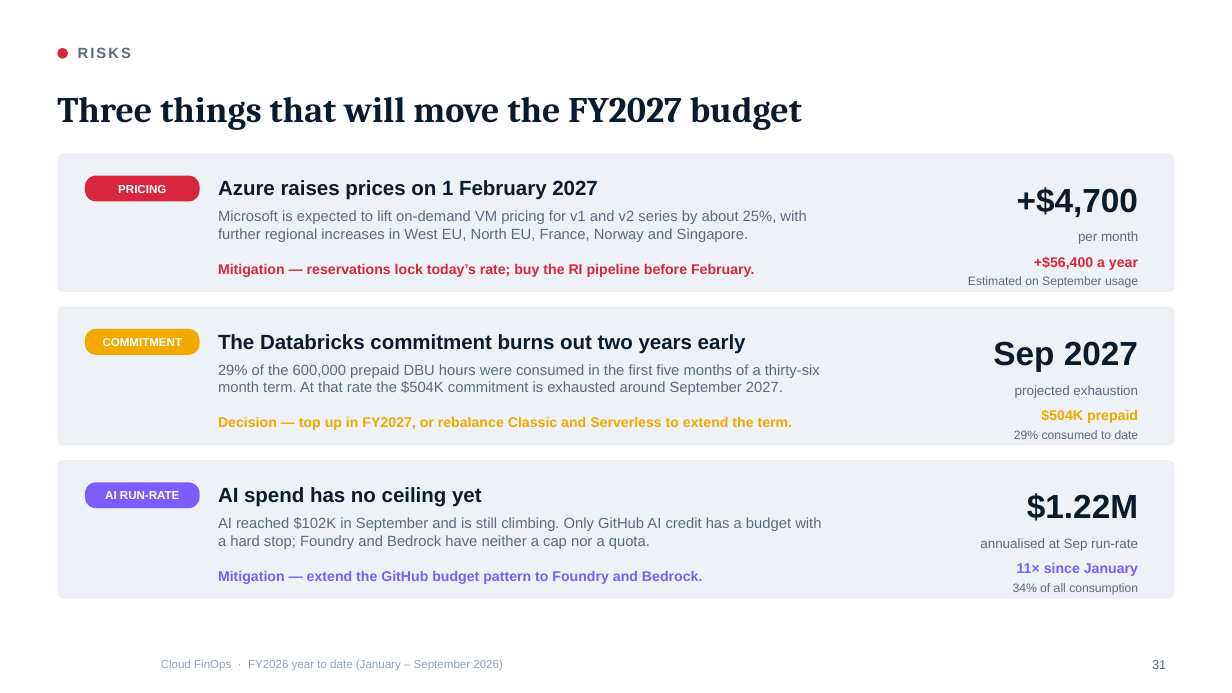
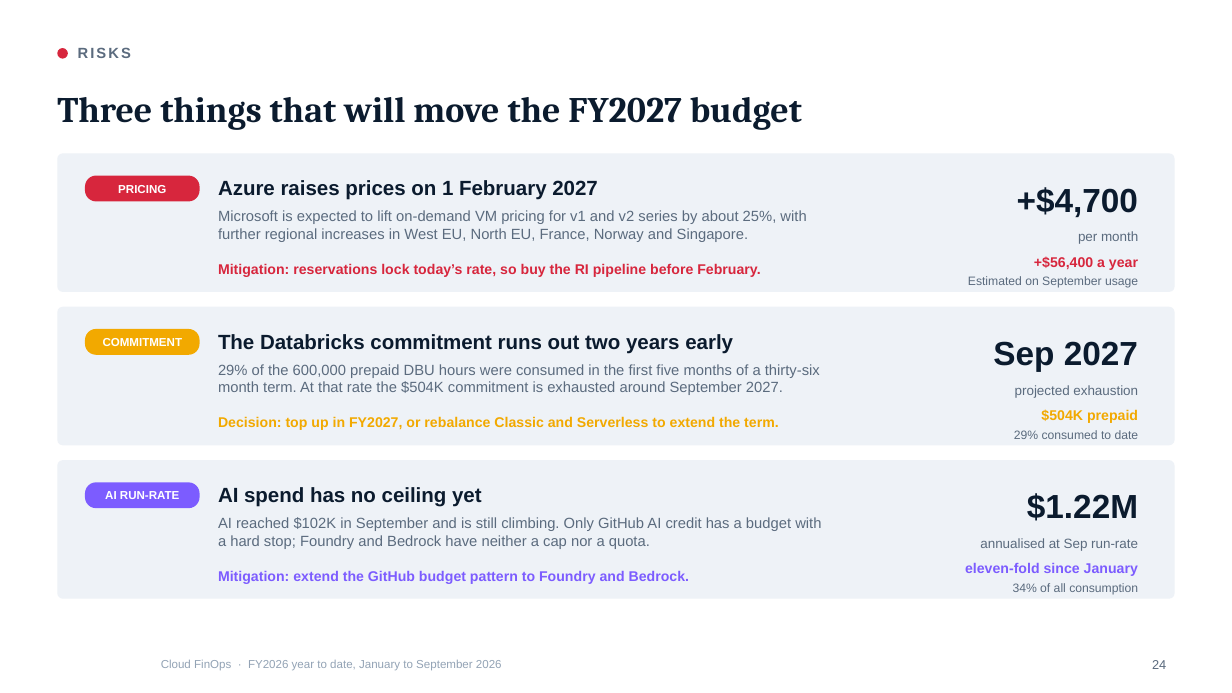
Before and after one commit to arielga5-code/Finops, a slide deck: slide 24 of presentations/Cloud_FinOps_Harel_September_2026_CIO_Redesign_v2.pptx (slide 31 before the commit). Drawn at 1232x693 pixels with LibreOffice and Linux fonts; fonts in the diff are those of the drawing; background and template pictures are left out. Boxes give left, top, right and bottom in pixels: in the first picture for what was removed or moved away, otherwise in the second. Text is boxed around its words. In the diff, an @@ line names an element or a change of style, - is before the commit and + after.

```diff
--- a/presentations/Cloud_FinOps_Harel_September_2026_CIO_Redesign_v2.pptx
+++ b/presentations/Cloud_FinOps_Harel_September_2026_CIO_Redesign_v2.pptx
@@ text at (218, 263, 760, 277): text changed @@
-Mitigation — reservations lock today’s rate; buy the RI pipeline before February.
+Mitigation: reservations lock today’s rate, so buy the RI pipeline before February.
@@ text at (218, 334, 733, 354): text changed @@
-The Databricks commitment burns out two years early
+The Databricks commitment runs out two years early
@@ text at (218, 416, 779, 430): text changed @@
-Decision — top up in FY2027, or rebalance Classic and Serverless to extend the term.
+Decision: top up in FY2027, or rebalance Classic and Serverless to extend the term.
@@ text at (965, 563, 1138, 576): text changed @@
-11× since January
+eleven-fold since January
@@ text at (218, 571, 689, 584): text changed @@
-Mitigation — extend the GitHub budget pattern to Foundry and Bedrock.
+Mitigation: extend the GitHub budget pattern to Foundry and Bedrock.
@@ text at (161, 660, 502, 671): text changed @@
-Cloud FinOps · FY2026 year to date (January – September 2026)
+Cloud FinOps · FY2026 year to date, January to September 2026
@@ page number at (1152, 660, 1166, 669): text changed @@
-31
+24
```
Also in this commit, not shown: 39 other slides changed, 1 slide added, 1 slide removed, 11 other files.
